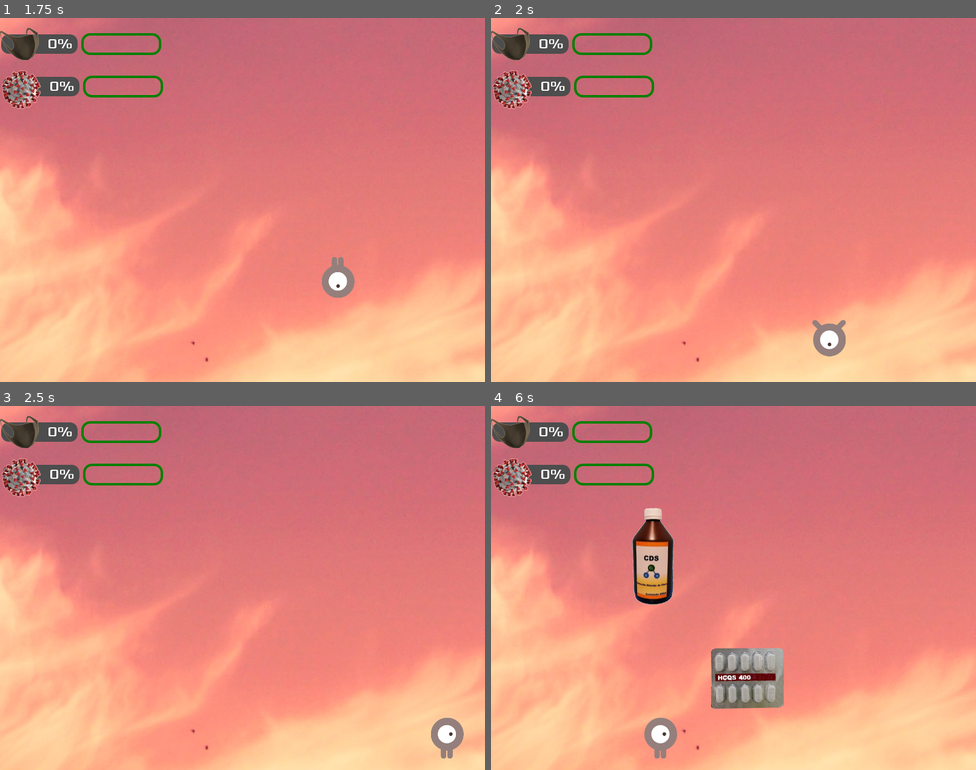
Above: before the commit, frames 1-4 (two rows, left to right).
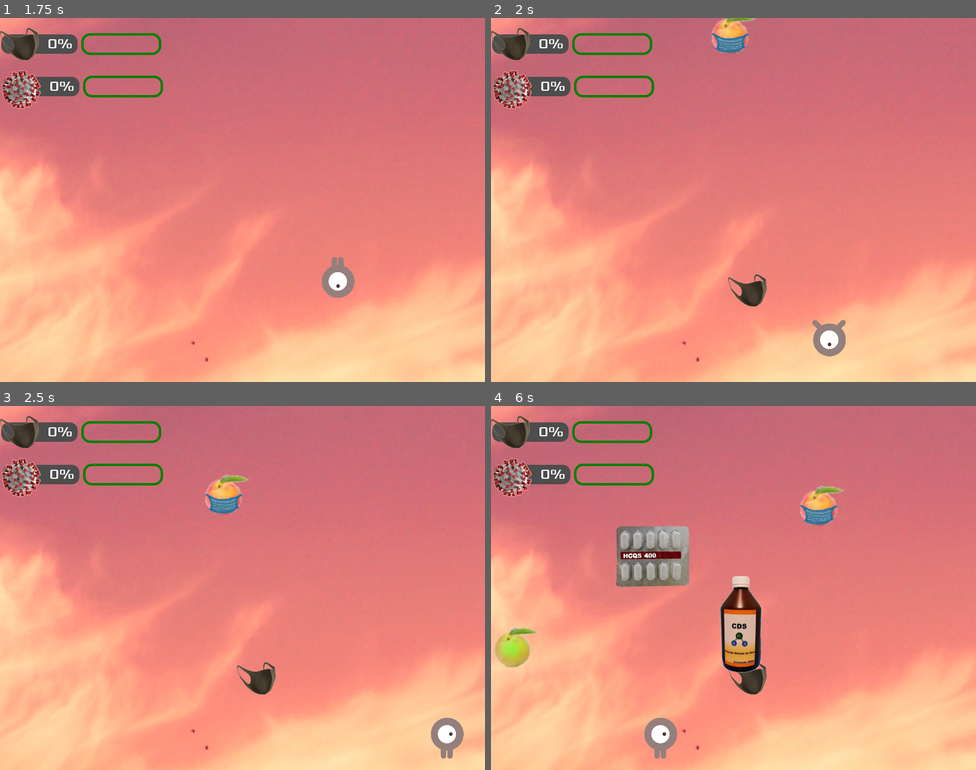
Above: after the commit, the same moments.

Repository: jwackito/dodgethecovid
Game: Godot game, scene res://scenes/LevelOne.tscn
The game is run twice, just before and just after one commit, with the same random seed, the same clock (stepped at 60 frames per second) and the same inputs.
Inputs:
- Up to frame 1 (1.75 s): tap Enter at 0.5 s; hold Right (ui_right) 0.53-1.28 s; hold Down (ui_down) from 1.28 s (still down)
- Up to frame 2 (2 s): keep holding Down (ui_down)
- Up to frame 3 (2.5 s): release Down (ui_down) at 2.03 s; hold Right (ui_right) from 2.03 s (still down)
- Up to frame 4 (6 s): release Right (ui_right) at 2.78 s; hold Up (ui_up) 2.78-3.53 s; hold Left (ui_left) 3.53-5.03 s; hold Down (ui_down) 5.03-5.78 s; hold Right (ui_right) from 5.78 s (still down)

Frame 1 is identical in both runs. In frame 2, 1.0% of the frame differs, in the area x 45-57%, y 0-80%; in frame 3, 1.0%; in frame 4, 8.1%, in the area x 0-73%, y 21-84%.
Error before the commit: Attempt to call function 'set_offset' in base 'null instance' on a null instance. (res://src/LevelOne.gd:52)

Commit message:
Fix problems

Diff:
--- a/Dodge The Creeps/scenes/LevelOne.tscn
+++ b/Dodge The Creeps/scenes/LevelOne.tscn
@@ -11,6 +11,7 @@
 [ext_resource path="res://scenes/HCQS.tscn" type="PackedScene" id=9]
 [ext_resource path="res://scenes/GelAlcohol.tscn" type="PackedScene" id=10]
 [ext_resource path="res://scenes/CDS.tscn" type="PackedScene" id=11]
+[ext_resource path="res://scenes/Mask.tscn" type="PackedScene" id=12]
 
 [sub_resource type="Curve2D" id=1]
 _data = {
@@ -23,7 +24,7 @@
 PersonWithoutMaskPackage = ExtResource( 6 )
 PersonVisiblySickPackage = ExtResource( 7 )
 GendarmePackage = ExtResource( 5 )
-MaskPackage = ExtResource( 8 )
+MaskPackage = ExtResource( 12 )
 CDSPackage = ExtResource( 11 )
 HCQSPackage = ExtResource( 9 )
 GelAlcoholPackage = ExtResource( 10 )
@@ -44,9 +45,13 @@
 [node name="SpawnItemTimer" type="Timer" parent="LevelLayer"]
 wait_time = 2.0
 
-[node name="InitPersonPath" type="Path2D" parent="."]
+[node name="InitPersonPath" type="Path2D" parent="LevelLayer"]
 position = Vector2( -1.05948, 0 )
 curve = SubResource( 1 )
+
+[node name="InitPosition" type="PathFollow2D" parent="LevelLayer/InitPersonPath"]
+position = Vector2( 21.3621, 47.4088 )
+rotation = -0.983001
 
 [node name="BackgroundLayer" type="CanvasLayer" parent="."]
 layer = -1
--- a/Dodge The Creeps/scenes/Player.tscn
+++ b/Dodge The Creeps/scenes/Player.tscn
@@ -36,4 +36,6 @@
 
 [node name="CollisionShape2D" type="CollisionShape2D" parent="."]
 shape = SubResource( 2 )
+
+[node name="Camera2D" type="Camera2D" parent="."]
 [connection signal="body_entered" from="." to="." method="_on_Player_body_entered"]
Not shown, added: Dodge The Creeps/assets/art/CDS.png.import
Not shown, added: Dodge The Creeps/assets/art/GelAlcohol.png.import
Not shown, added: Dodge The Creeps/assets/art/HCQS.png.import
Not shown: 1 places in Dodge The Creeps/scenes/LevelOne.tscn that only renumber resources
